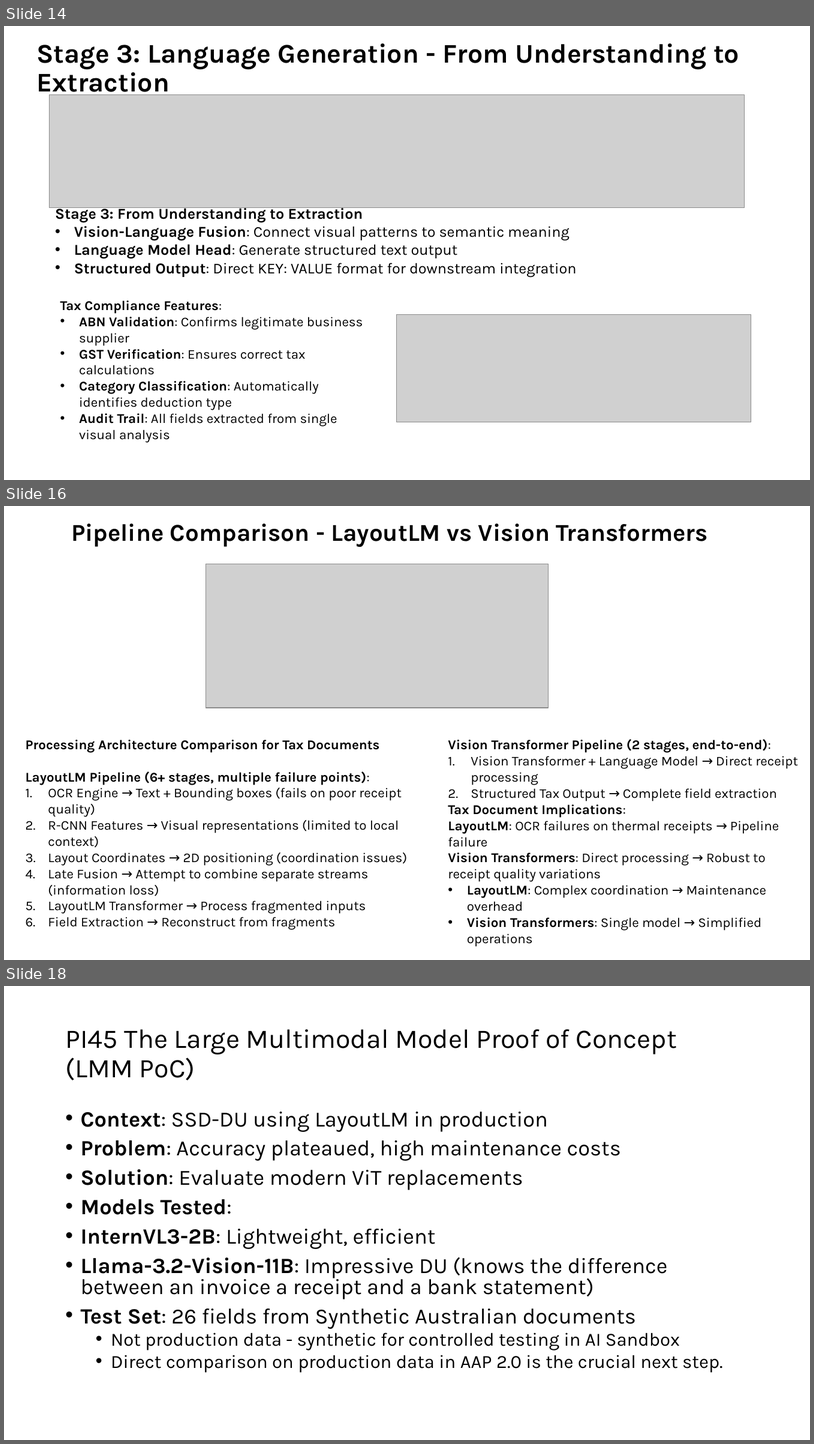
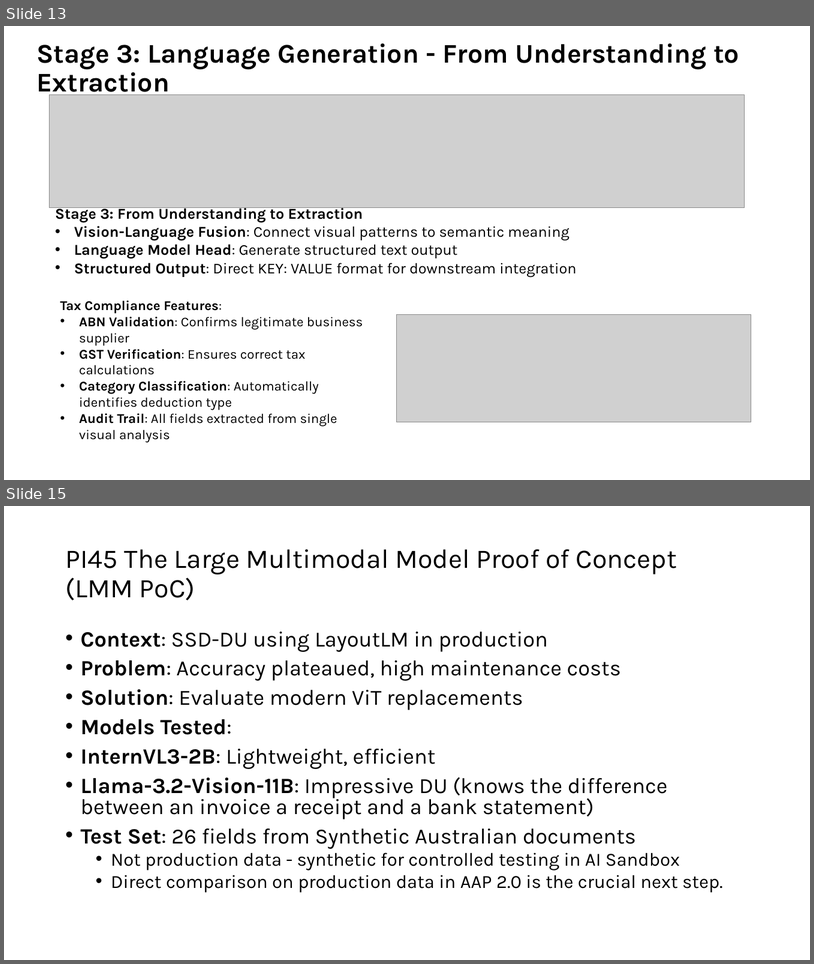
Before and after one commit to tmnestor/unified_vision_processor_minimal, a slide deck: presentation_materials/vision_transformers.pptx. Shown one above the other, each under a label of ours: slides 14, 16 and 18 before the commit, slides 13 and 15 after it; the slides between them are not shown. The pictures are 814x1444 and 814x964 pixels, drawn with LibreOffice and Linux fonts; fonts in the diff are those of the drawing; grey boxes stand for pictures. Boxes give left, top, right and bottom in pixels: in the first picture for what was removed or moved away, otherwise in the second. Text is boxed around its words. In the diff, an @@ line names an element or a change of style, - is before the commit and + after.

Commit message:
✨ feat: update presentation materials for Vision Transformers with improved content and visuals

```diff
--- a/presentation_materials/vision_transformers.pptx
+++ b/presentation_materials/vision_transformers.pptx
@@ slide 16 removed at box(4, 506, 810, 960), background #FFFFFF @@
@@ title removed at box(71, 523, 708, 547) @@
-Pipeline Comparison - LayoutLM vs Vision Transformers
@@ picture removed at box(206, 564, 549, 708) @@
@@ text removed at box(26, 739, 408, 930) @@
-Processing Architecture Comparison for Tax Documents
-LayoutLM Pipeline (6+ stages, multiple failure points):
-1. OCR Engine → Text + Bounding boxes (fails on poor receipt quality)
-2. R-CNN Features → Visual representations (limited to local context)
-3. Layout Coordinates → 2D positioning (coordination issues)
-4. Late Fusion → Attempt to combine separate streams (information loss)
-5. LayoutLM Transformer → Process fragmented inputs
-6. Field Extraction → Reconstruct from fragments
@@ text removed at box(448, 739, 798, 930) @@
-Vision Transformer Pipeline (2 stages, end-to-end):
-1. Vision Transformer + Language Model → Direct receipt processing
-2. Structured Tax Output → Complete field extraction
-Tax Document Implications:
-LayoutLM: OCR failures on thermal receipts → Pipeline failure
-Vision Transformers: Direct processing → Robust to receipt quality variations
-• LayoutLM: Complex coordination → Maintenance overhead
-• Vision Transformers: Single model → Simplified operations
@@ what was slide 14 is now slide 13 @@
@@ what was slide 18 is now slide 15 @@
```
Also in this commit, not shown: 7 slides changed, 3 slides added, 5 other slides removed.
